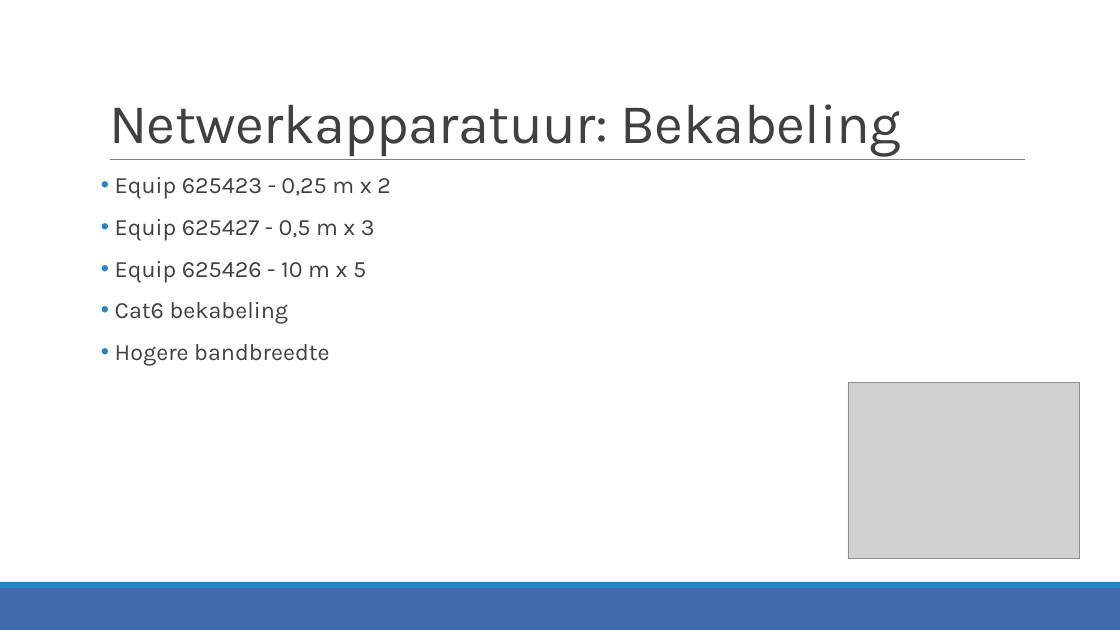
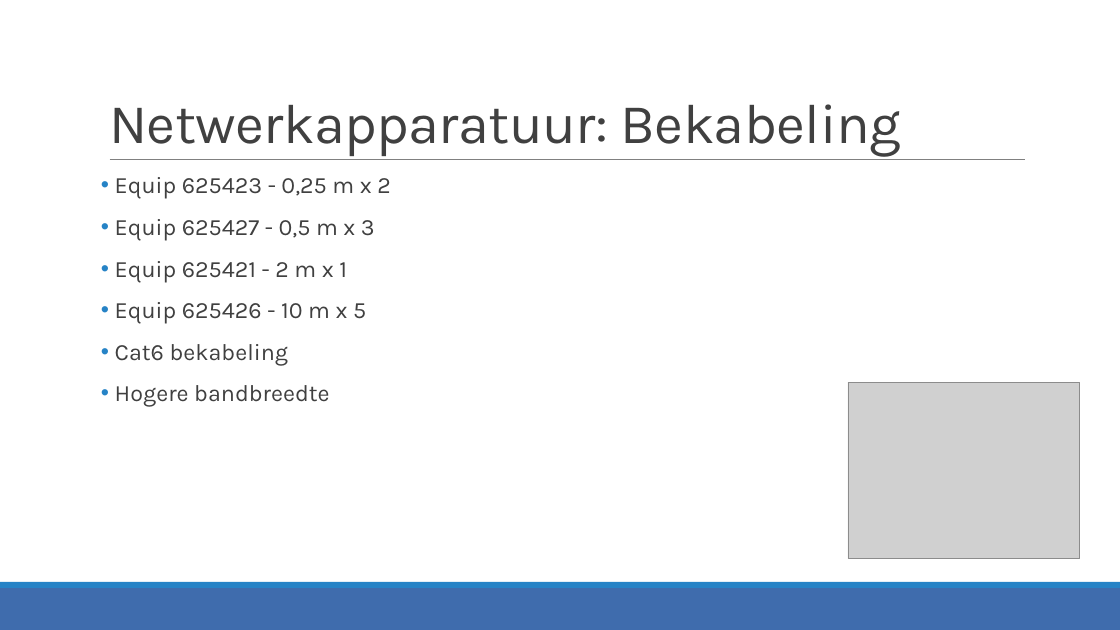
Before and after one commit to JensVL/projecten2, a slide deck: slide 15 of opdracht03/G24/Voorstelling G24.pptx (slide 9 before the commit). Drawn at 1120x630 pixels with LibreOffice and Linux fonts; fonts in the diff are those of the drawing; grey boxes stand for pictures. Boxes give left, top, right and bottom in pixels: in the first picture for what was removed or moved away, otherwise in the second. Text is boxed around its words. In the diff, an @@ line names an element or a change of style, - is before the commit and + after.

```diff
--- a/opdracht03/G24/Voorstelling G24.pptx
+++ b/opdracht03/G24/Voorstelling G24.pptx
@@ text at <box>115,261,347,282</box>: paragraph added @@
+• Equip 625421 - 2 m x 1
```
Also in this commit, not shown: 5 other slides changed, 7 slides added, 2 other files.
